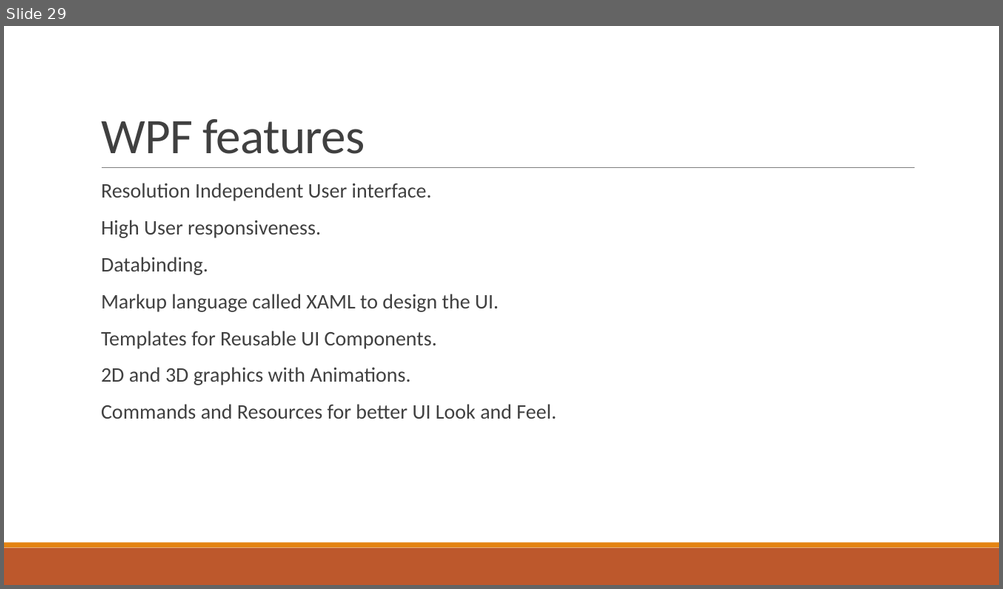
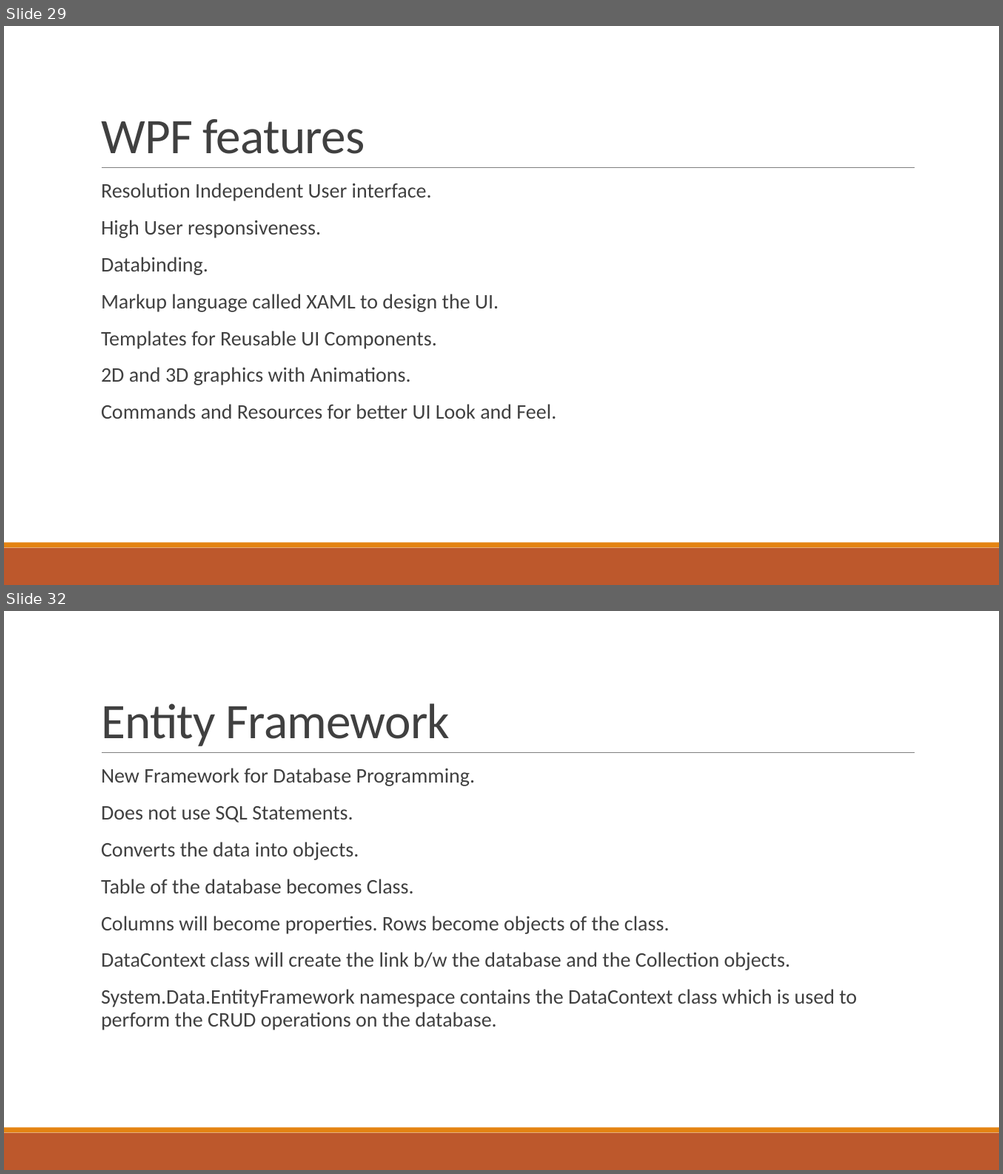
Before and after one commit to phani-rajbn/SiemensAug19, a slide deck: NET Training.pptx. Shown one above the other, each under a label of ours: slide 29 before the commit, slides 29 and 32 after it; the slides between them are not shown. The pictures are 1003x589 and 1003x1174 pixels, drawn with LibreOffice and Linux fonts; fonts in the diff are those of the drawing. Boxes give left, top, right and bottom in pixels: in the first picture for what was removed or moved away, otherwise in the second. Text is boxed around its words. In the diff, an @@ line names an element or a change of style, - is before the commit and + after.

```diff
--- a/NET Training.pptx
+++ b/NET Training.pptx
@@ slide 32 added at bbox=[4, 611, 999, 1170], background #FFFFFF; not listed: 3 template elements that a slide beside it also shows @@
@@ title added at bbox=[101, 703, 450, 746], 48 pt, text #404040 @@
+Entity Framework
@@ text added at bbox=[101, 768, 856, 1031], 20 pt, text #404040 @@
+  New Framework for Database Programming.
+  Does not use SQL Statements.
+  Converts the data into objects.
+  Table of the database becomes Class.
+  Columns will become properties. Rows become objects of the class.
+  DataContext class will create the link b/w the database and the Collection objects.
+  System.Data.EntityFramework namespace contains the DataContext class which is used to perform the CRUD operations on the database.
```
Also in this commit, not shown: 16 other slides added.
